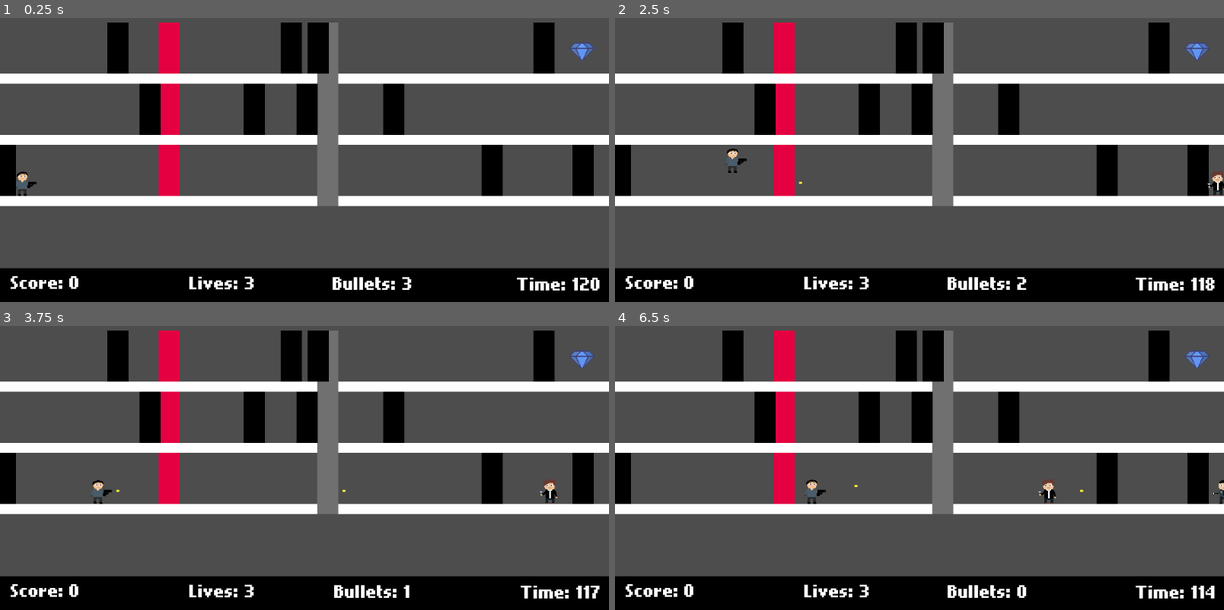
Above: before the commit, frames 1-4 (two rows, left to right).
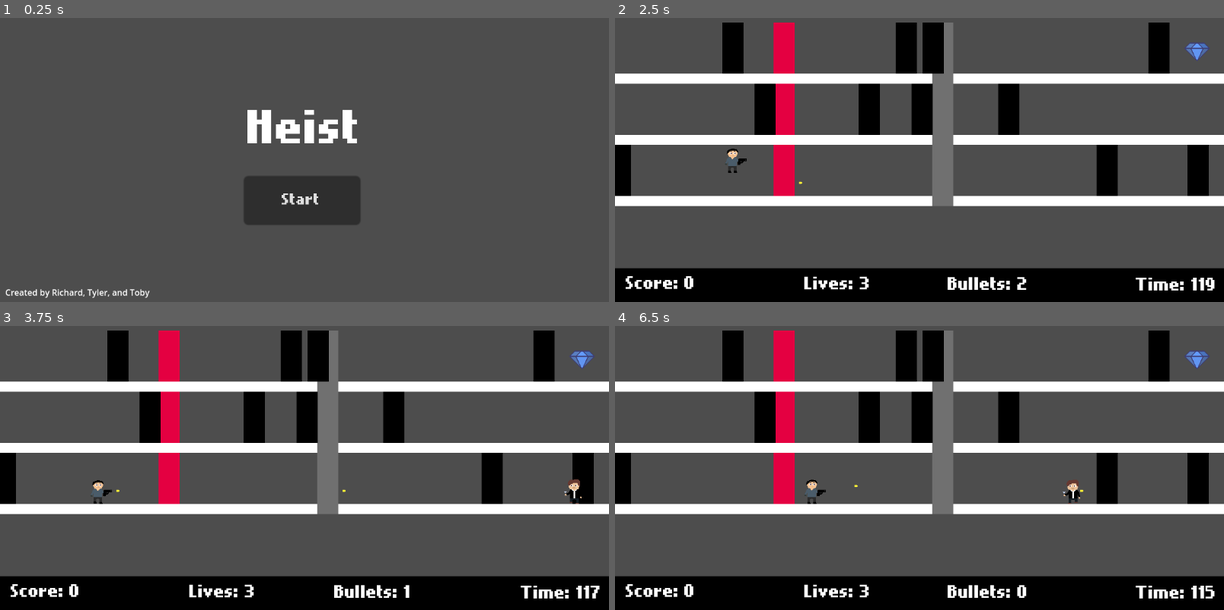
Above: after the commit, the same moments.

Repository: Colonelpanic0/Heist
Game: Godot game, scene res://Scenes/frontendnew.tscn
Same seed, same stepped clock (60 frames per second), same inputs: the game is played once before the commit and once after it. Before the commit the project starts from res://Scenes/playablenew.tscn.
Inputs (mouse positions are in pixels of both pictures, inside the frame that each line leads up to):
- Up to frame 1 (0.25 s): no input
- Up to frame 2 (2.5 s): click (919, 199) at 0.5 s, where only the run after the commit has a clickable "Start"; tap Enter at 1.25 s; hold D (Right) from 1.28 s (still down); tap 2 (Fire) at 1.35 s; tap 1 (Jump) at 1.52, 2.27 s; tap 3 (Special) at 2.1 s
- Up to frame 3 (3.75 s): release D (Right) at 2.78 s; hold A (Left) 2.78-3.53 s; hold Space (Start) 2.78-3.53 s; hold D (Right) from 3.53 s (still down); tap 2 (Fire) at 3.6 s
- Up to frame 4 (6.5 s): tap 1 (Jump) at 3.77, 4.52, 5.27 s; tap 3 (Special) at 4.35 s; release D (Right) at 5.03 s; hold A (Left) 5.03-5.78 s; tap Space (Start) at 5.1 s; hold D (Right) from 5.78 s (still down); tap 2 (Fire) at 5.85 s

The runs differ from the first frame. In frame 1, 36% of the frame differs, in the area x 0-100%, y 1-100%; in frame 2, 0.2%; in frame 3, 0.3%; in frame 4, 0.4%.

Commit message:
Change initial scene
Now launches to menu

Diff:
--- a/heist/project.godot
+++ b/heist/project.godot
@@ -11,7 +11,7 @@
 [application]
 
 config/name="Heist"
-run/main_scene="uid://cnkbuxxsn4t0f"
+run/main_scene="uid://ydbhv5kp4lx4"
 config/features=PackedStringArray("4.5", "GL Compatibility")
 config/icon="res://Sprites/icon.svg"
 
